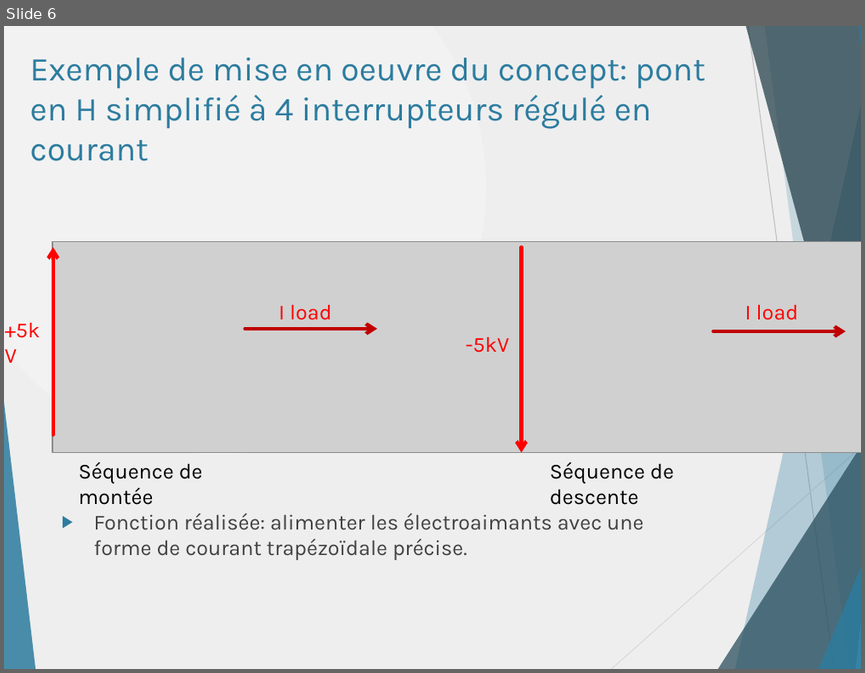
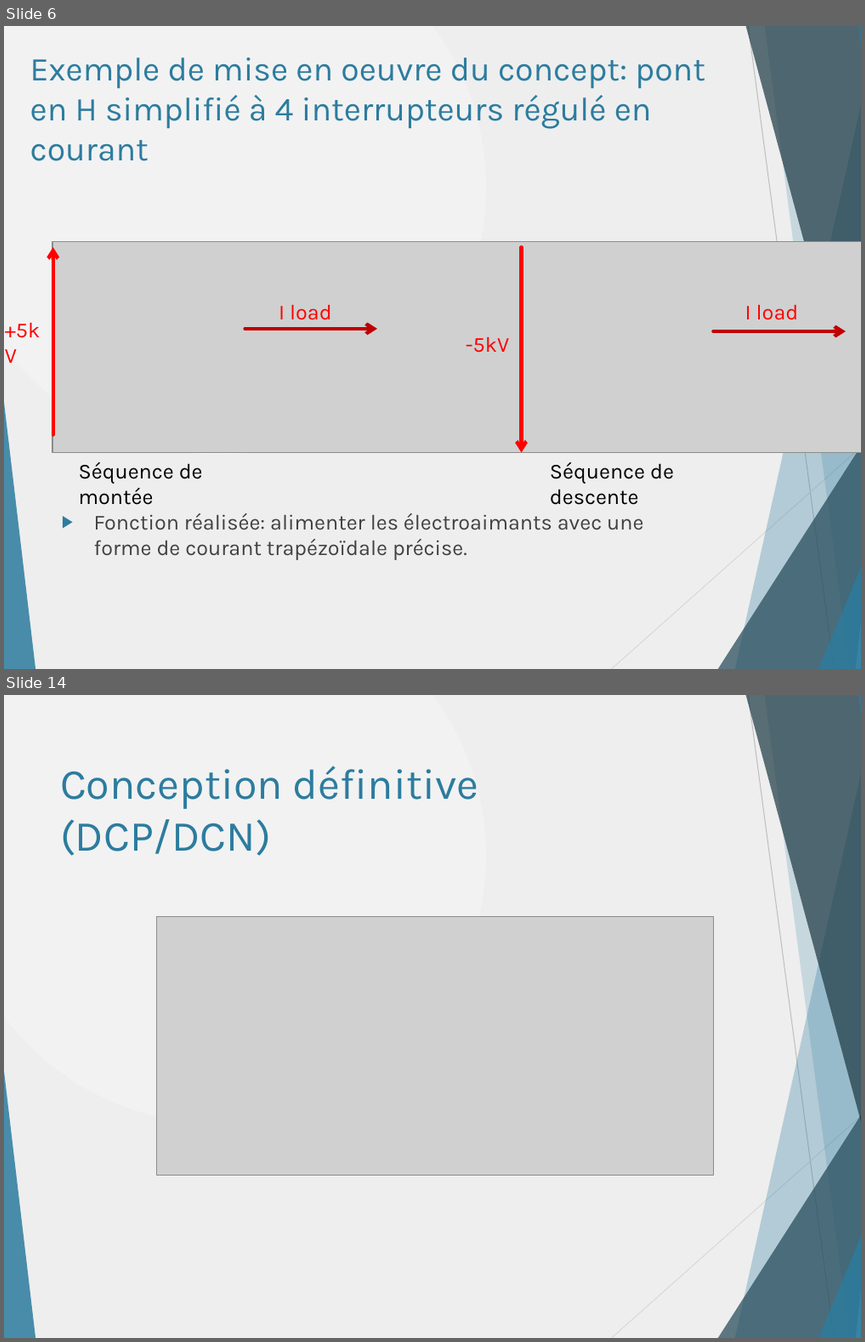
Before and after one commit to danthib76/DesignIV, a slide deck: Remise/Remise 2/Presentation1_corrigee_DT.pptx. Shown one above the other, each under a label of ours: slide 6 before the commit, slides 6 and 14 after it; the slides between them are not shown. The pictures are 865x673 and 865x1342 pixels, drawn with LibreOffice and Linux fonts; fonts in the diff are those of the drawing; grey boxes stand for pictures. Boxes give left, top, right and bottom in pixels: in the first picture for what was removed or moved away, otherwise in the second. Text is boxed around its words. In the diff, an @@ line names an element or a change of style, - is before the commit and + after.

```diff
--- a/Remise/Remise 2/Presentation1_corrigee_DT.pptx
+++ b/Remise/Remise 2/Presentation1_corrigee_DT.pptx
@@ slide 14 added at (x1=4, y1=695, x2=861, y2=1338), background gradient #F2F2F2 to #EEEEEE; not listed: 10 template elements that a slide beside it also shows @@
@@ title added at (x1=60, y1=766, x2=478, y2=856), 36 pt, text #2C7C9F @@
+Conception définitive (DCP/DCN)
@@ picture added at (x1=156, y1=916, x2=714, y2=1174) @@
```
Also in this commit, not shown: 3 slides changed, 6 other slides added.
